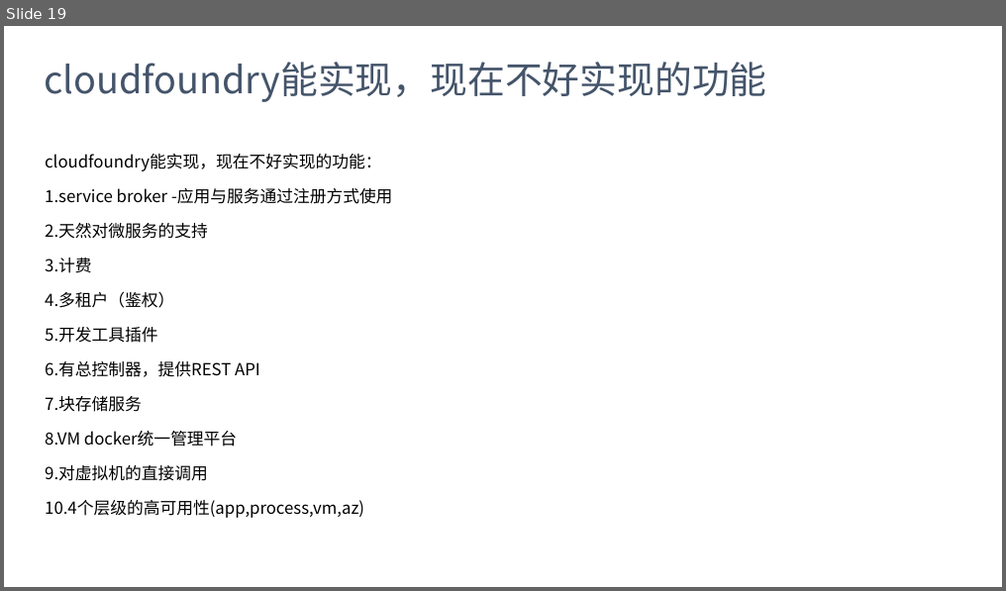
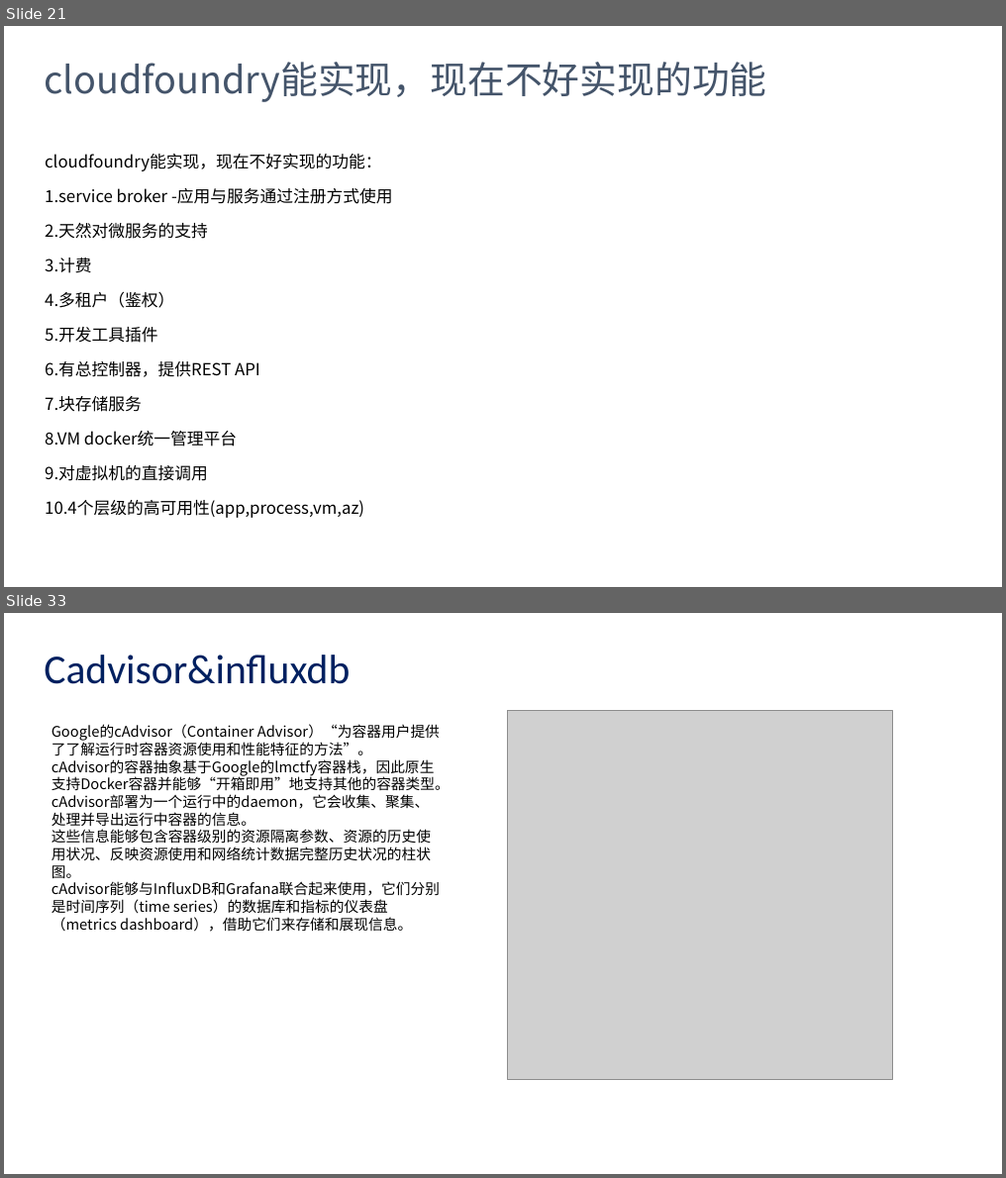
Before and after one commit to barrett-li/document, a slide deck: docker/docker_Paas方案V101.pptx. Shown one above the other, each under a label of ours: slide 19 before the commit, slides 21 and 33 after it; the slides between them are not shown. The pictures are 1006x591 and 1006x1178 pixels, drawn with LibreOffice and Linux fonts; fonts in the diff are those of the drawing; grey boxes stand for pictures. Boxes give left, top, right and bottom in pixels: in the first picture for what was removed or moved away, otherwise in the second. Text is boxed around its words. In the diff, an @@ line names an element or a change of style, - is before the commit and + after.

```diff
--- a/docker/docker_Paas方案V101.pptx
+++ b/docker/docker_Paas方案V101.pptx
@@ slide 33 added at <box>4,613,1002,1174</box>, background #FFFFFF @@
@@ title added at <box>44,655,350,684</box>, 39.6 pt, text #002060 @@
+Cadvisor&influxdb
@@ text added at <box>52,724,450,932</box>, 14 pt, text #000000 @@
+Google的cAdvisor（Container Advisor）“为容器用户提供了了解运行时容器资源使用和性能特征的方法”。
+cAdvisor的容器抽象基于Google的lmctfy容器栈，因此原生支持Docker容器并能够“开箱即用”地支持其他的容器类型。
+cAdvisor部署为一个运行中的daemon，它会收集、聚集、处理并导出运行中容器的信息。
+这些信息能够包含容器级别的资源隔离参数、资源的历史使用状况、反映资源使用和网络统计数据完整历史状况的柱状图。
+cAdvisor能够与InfluxDB和Grafana联合起来使用，它们分别是时间序列（time series）的数据库和指标的仪表盘（metrics dashboard），借助它们来存储和展现信息。
@@ picture added at <box>508,710,892,1079</box> @@
@@ what was slide 19 is now slide 21 @@
```
Also in this commit, not shown: 3 slides changed, 12 other slides added, 3 other files.
